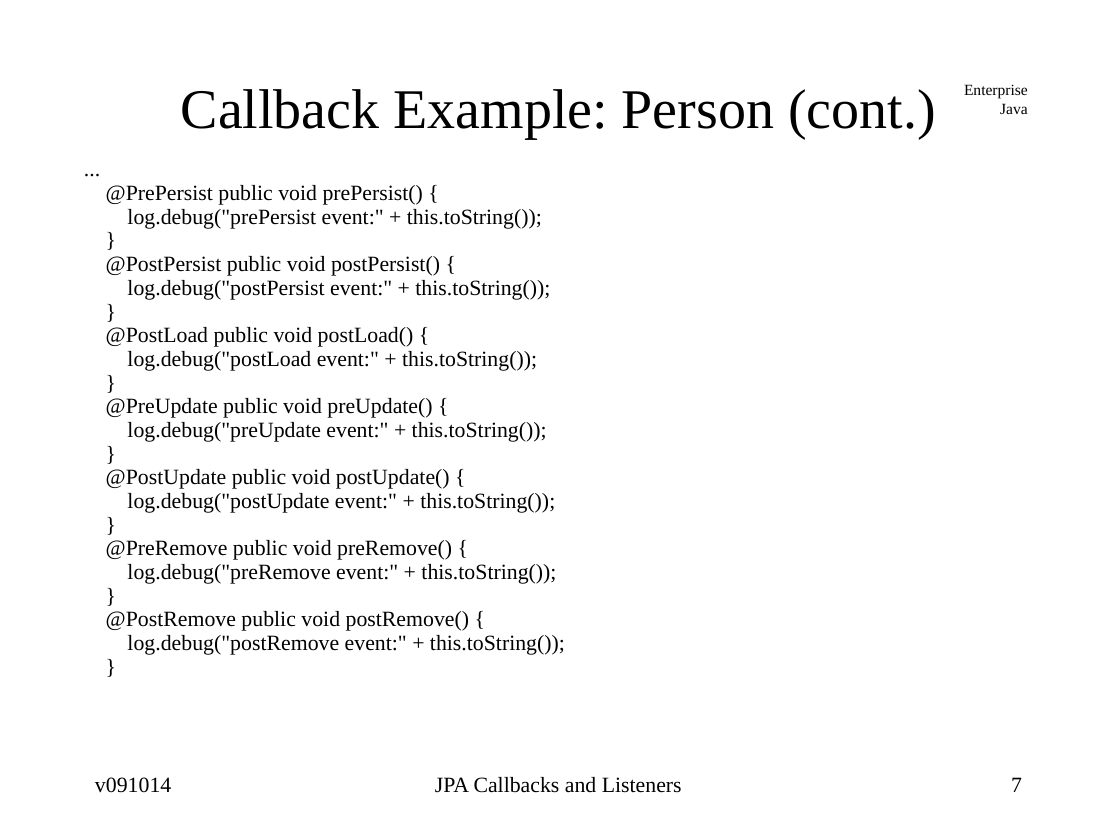
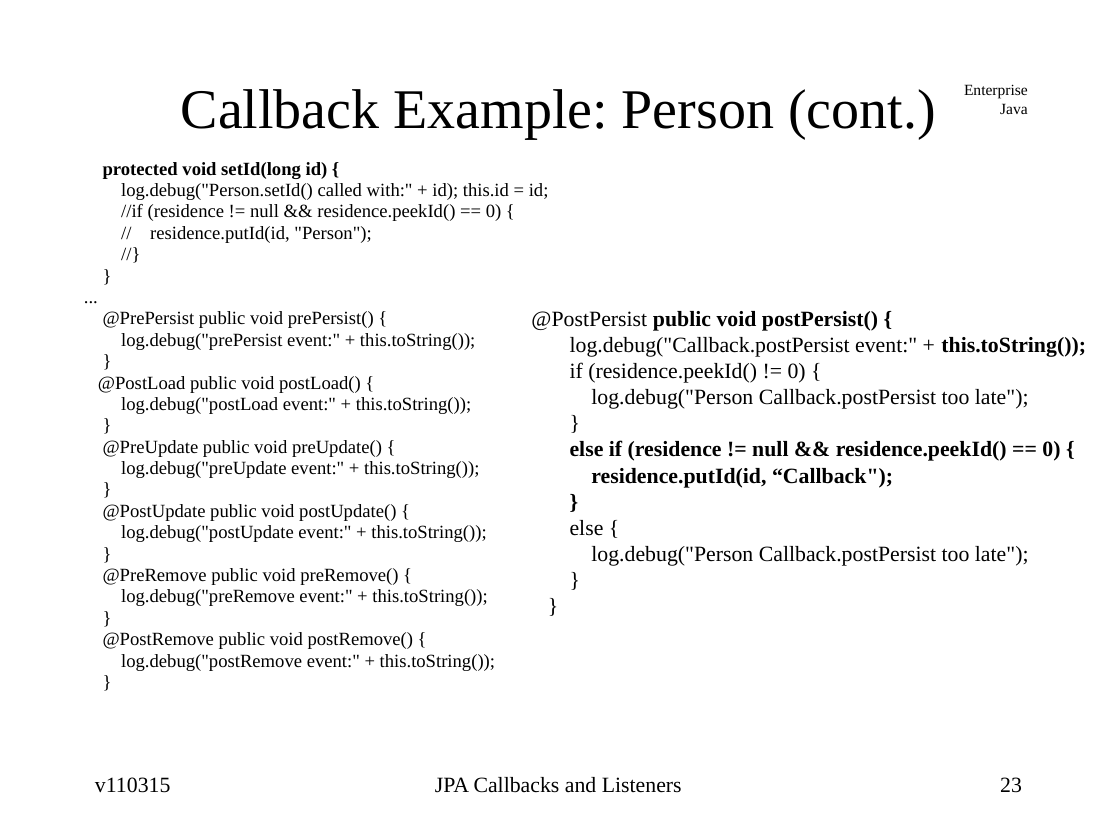
Before and after one commit to jcstaff/ejava-javaee, a slide deck: slide 23 of ormListeners/src/site/resources/lectures/ormListeners.ppt (slide 7 before the commit). Drawn at 1120x840 pixels with LibreOffice and Linux fonts; fonts in the diff are those of the drawing. Boxes give left, top, right and bottom in pixels: in the first picture for what was removed or moved away, otherwise in the second. Text is boxed around its words. In the diff, an @@ line names an element or a change of style, - is before the commit and + after.

```diff
--- a/ormListeners/src/site/resources/lectures/ormListeners.ppt
+++ b/ormListeners/src/site/resources/lectures/ormListeners.ppt
@@ text at (103,162,549,243): paragraphs added @@
+protected void setId(long id) {
+log.debug("Person.setId() called with:" + id); this.id = id;
+//if (residence != null && residence.peekId() == 0) {
+// residence.putId(id, "Person");
+//}
+}
@@ text at (106,256,550,300): paragraphs removed @@
-}
-@PostPersist public void postPersist() {
-log.debug("postPersist event:" + this.toString());
@@ text at (98,311,495,671): size 14 to 12 pt in "...", "@PrePersist public void prePersist() {", "log.debug("prePersist event:" + this.toString());", "}" and 15 more places; indent changed; line spacing 0.43 to 0.4 @@
@@ text added at (531,311,1086,566), 14 pt, text #000000 @@
+@PostPersist public void postPersist() {
+log.debug("Callback.postPersist event:" + this.toString());
+if (residence.peekId() != 0) {
+log.debug("Person Callback.postPersist too late");
+}
+else if (residence != null && residence.peekId() == 0) {
+residence.putId(id, “Callback");
+}
+else {
+log.debug("Person Callback.postPersist too late");
+}
+}
@@ text at (95,777,171,793): text changed @@
-v091014
+v110315
@@ page number at (1000,777,1022,793): text changed @@
-7
+23
```
Also in this commit, not shown: 21 other slides changed, 15 slides added, 18 other files.
